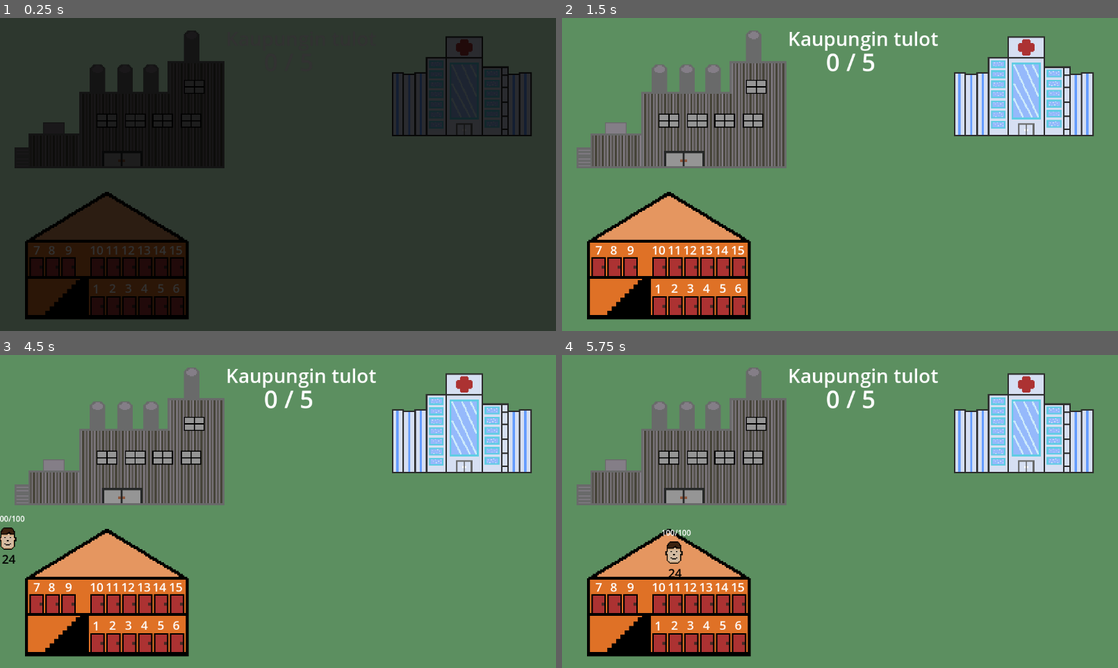
Above: before the commit, frames 1-4 (two rows, left to right).
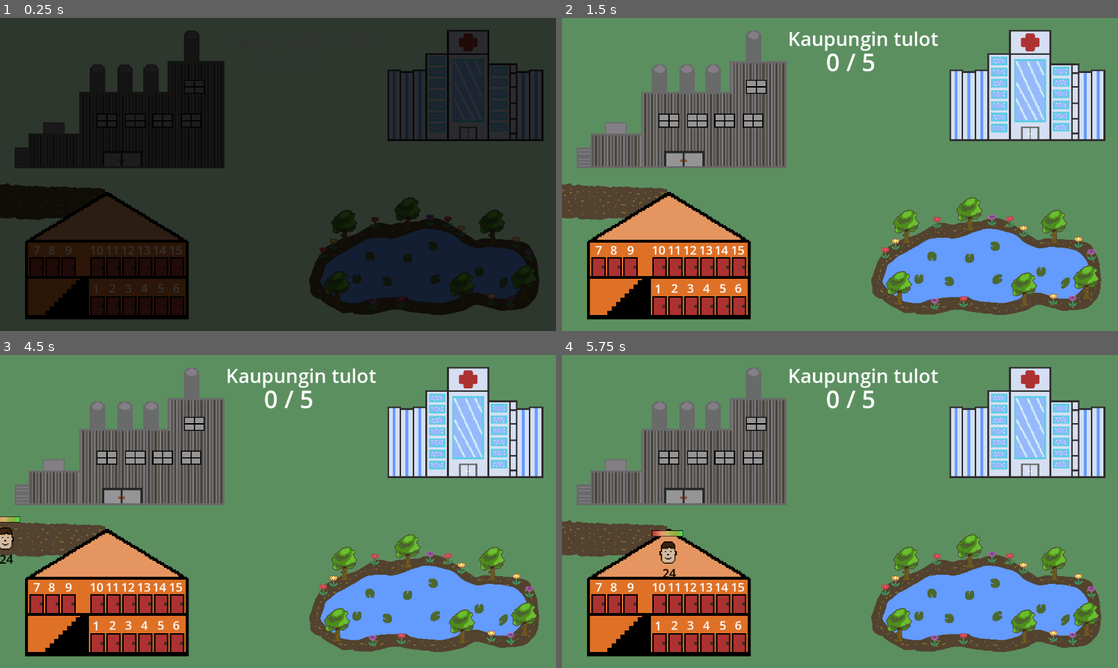
Above: after the commit, the same moments.

Repository: JuJuz1/Life-s-equilibrium
Game: Godot game, scene res://scenes/world.tscn
Two runs of this game, one before a commit and one after it. Both use one fixed random seed, a clock stepped at 60 frames per second and the inputs below.
Inputs (mouse positions are in pixels of both pictures, inside the frame that each line leads up to):
- Up to frame 1 (0.25 s): no input
- Up to frame 2 (1.5 s): tap Enter at 0.5 s; move the mouse to (962, 158) at 0.52 s; press the mouse at (962, 158) at 0.53 s; move the mouse to (728, 190) at 1.27 s; release the mouse at (728, 190) at 1.28 s; click (728, 190) at 1.35 s
- Up to frame 3 (4.5 s): tap Space at 2, 3.5 s; move the mouse to (333, 442) at 2.02 s; press the mouse at (333, 442) at 2.03 s; tap Enter at 2.75, 4.25 s; move the mouse to (250, 574) at 2.77 s; release the mouse at (250, 574) at 2.78 s; click (250, 574) at 2.85 s; move the mouse to (444, 558) at 3.52 s; press the mouse at (444, 558) at 3.53 s; move the mouse to (111, 464) at 4.27 s; release the mouse at (111, 464) at 4.28 s; click (111, 464) at 4.35 s
- Up to frame 4 (5.75 s): click (617, 536) at 5 s

The runs differ from the first frame. In frame 1, 14% of the frame differs, in the area x 0-98%, y 3-95%; in frame 2, 18%; in frame 3, 18%; in frame 4, 19%.

Commit message:
Tweaking a lot, graphics finished

Diff:
--- a/scenes/character_base.tscn
+++ b/scenes/character_base.tscn
@@ -1,10 +1,11 @@
-[gd_scene load_steps=7 format=3 uid="uid://dnbiu3hoho43c"]
+[gd_scene load_steps=8 format=3 uid="uid://dnbiu3hoho43c"]
 
 [ext_resource type="Script" path="res://scripts/character.gd" id="1_kkj3w"]
 [ext_resource type="Texture2D" uid="uid://bsjq2i1enspf0" path="res://graphics/faces/face_base.png" id="2_eyko6"]
 [ext_resource type="Script" path="res://scripts/labels.gd" id="3_0qwfg"]
 [ext_resource type="Texture2D" uid="uid://dllccuhhv6hf6" path="res://graphics/faces/face_base_energy_low.png" id="3_2tvhn"]
 [ext_resource type="Texture2D" uid="uid://datmksleb6542" path="res://graphics/faces/face_base_sick.png" id="4_trdt2"]
+[ext_resource type="PackedScene" uid="uid://bkashxdmk1mdx" path="res://scenes/energy_bar.tscn" id="6_qjisa"]
 
 [sub_resource type="CircleShape2D" id="CircleShape2D_layby"]
 radius = 31.257
@@ -30,6 +31,13 @@
 offset_bottom = 40.0
 script = ExtResource("3_0qwfg")
 
+[node name="EnergyBar" parent="Labels" instance=ExtResource("6_qjisa")]
+layout_mode = 0
+offset_left = -34.0
+offset_top = -45.0
+offset_right = 30.0
+offset_bottom = -33.0
+
 [node name="LabelAge" type="Label" parent="Labels"]
 layout_mode = 0
 offset_left = -12.0
@@ -41,11 +49,13 @@
 text = "0"
 
 [node name="LabelEnergy" type="Label" parent="Labels"]
+visible = false
 layout_mode = 0
 offset_left = -26.0
 offset_top = -52.0
 offset_right = 30.0
 offset_bottom = -29.0
+theme_override_colors/font_color = Color(0, 0, 0, 1)
 text = "0/100"
 
 [node name="LabelState" type="Label" parent="Labels"]
@@ -58,6 +68,7 @@
 offset_right = 279.0
 offset_bottom = -89.0
 grow_vertical = 2
+theme_override_colors/font_color = Color(0, 0, 0, 1)
 theme_override_font_sizes/font_size = 25
 horizontal_alignment = 1
 
--- a/scenes/character_boy.tscn
+++ b/scenes/character_boy.tscn
@@ -1,10 +1,11 @@
-[gd_scene load_steps=7 format=3 uid="uid://ci3tc36s23kx4"]
+[gd_scene load_steps=8 format=3 uid="uid://ci3tc36s23kx4"]
 
 [ext_resource type="Script" path="res://scripts/character.gd" id="1_6mym8"]
 [ext_resource type="Texture2D" uid="uid://c3crmemq6yy1n" path="res://graphics/faces/face_boy.png" id="2_a20li"]
 [ext_resource type="Script" path="res://scripts/labels.gd" id="3_2hdel"]
 [ext_resource type="Texture2D" uid="uid://dq60kadkl2hpd" path="res://graphics/faces/face_boy_energy_low.png" id="3_lkowp"]
 [ext_resource type="Texture2D" uid="uid://cgaf4rpt04sfy" path="res://graphics/faces/face_boy_sick.png" id="4_w0nkg"]
+[ext_resource type="PackedScene" uid="uid://bkashxdmk1mdx" path="res://scenes/energy_bar.tscn" id="6_45nnj"]
 
 [sub_resource type="CircleShape2D" id="CircleShape2D_layby"]
 radius = 31.257
@@ -30,6 +31,13 @@
 offset_bottom = 40.0
 script = ExtResource("3_2hdel")
 
+[node name="EnergyBar" parent="Labels" instance=ExtResource("6_45nnj")]
+layout_mode = 0
+offset_left = -34.0
+offset_top = -45.0
+offset_right = 30.0
+offset_bottom = -33.0
+
 [node name="LabelAge" type="Label" parent="Labels"]
 layout_mode = 0
 offset_left = -12.0
@@ -41,11 +49,13 @@
 text = "0"
 
 [node name="LabelEnergy" type="Label" parent="Labels"]
+visible = false
 layout_mode = 0
 offset_left = -26.0
 offset_top = -52.0
 offset_right = 30.0
 offset_bottom = -29.0
+theme_override_colors/font_color = Color(0, 0, 0, 1)
 text = "0/100"
 
 [node name="LabelState" type="Label" parent="Labels"]
@@ -58,6 +68,7 @@
 offset_right = 279.0
 offset_bottom = -89.0
 grow_vertical = 2
+theme_override_colors/font_color = Color(0, 0, 0, 1)
 theme_override_font_sizes/font_size = 25
 horizontal_alignment = 1
 
--- a/scenes/character_girl.tscn
+++ b/scenes/character_girl.tscn
@@ -1,10 +1,11 @@
-[gd_scene load_steps=7 format=3 uid="uid://c40gaik3lem0x"]
+[gd_scene load_steps=8 format=3 uid="uid://c40gaik3lem0x"]
 
 [ext_resource type="Script" path="res://scripts/character.gd" id="1_1kqu2"]
 [ext_resource type="Texture2D" uid="uid://bed5r2shxtyfo" path="res://graphics/faces/face_girl.png" id="2_xl5pp"]
 [ext_resource type="Script" path="res://scripts/labels.gd" id="3_1sc7f"]
 [ext_resource type="Texture2D" uid="uid://cuqrvi8ljos1e" path="res://graphics/faces/face_girl_energy_low.png" id="3_8xhld"]
 [ext_resource type="Texture2D" uid="uid://bg0swrxmrkier" path="res://graphics/faces/face_girl_sick.png" id="4_s5yy4"]
+[ext_resource type="PackedScene" uid="uid://bkashxdmk1mdx" path="res://scenes/energy_bar.tscn" id="6_lypp8"]
 
 [sub_resource type="CircleShape2D" id="CircleShape2D_layby"]
 radius = 31.257
@@ -30,6 +31,12 @@
 offset_bottom = 40.0
 script = ExtResource("3_1sc7f")
 
+[node name="EnergyBar" parent="Labels" instance=ExtResource("6_lypp8")]
+offset_left = -34.0
+offset_top = -45.0
+offset_right = 30.0
+offset_bottom = -33.0
+
 [node name="LabelAge" type="Label" parent="Labels"]
 layout_mode = 0
 offset_left = -12.0
@@ -41,11 +48,13 @@
 text = "0"
 
 [node name="LabelEnergy" type="Label" parent="Labels"]
+visible = false
 layout_mode = 0
 offset_left = -26.0
 offset_top = -52.0
 offset_right = 30.0
 offset_bottom = -29.0
+theme_override_colors/font_color = Color(0, 0, 0, 1)
 text = "0/100"
 
 [node name="LabelState" type="Label" parent="Labels"]
@@ -58,6 +67,7 @@
 offset_right = 279.0
 offset_bottom = -89.0
 grow_vertical = 2
+theme_override_colors/font_color = Color(0, 0, 0, 1)
 theme_override_font_sizes/font_size = 25
 horizontal_alignment = 1
 
--- a/scenes/character_girl2.tscn
+++ b/scenes/character_girl2.tscn
@@ -1,10 +1,11 @@
-[gd_scene load_steps=7 format=3 uid="uid://bwcf3lxy1ipr8"]
+[gd_scene load_steps=8 format=3 uid="uid://bwcf3lxy1ipr8"]
 
 [ext_resource type="Script" path="res://scripts/character.gd" id="1_k8mma"]
 [ext_resource type="Texture2D" uid="uid://bhajf61g5uv5x" path="res://graphics/faces/face_girl_old.png" id="2_7un22"]
 [ext_resource type="Texture2D" uid="uid://c7xjmmnvjiuri" path="res://graphics/faces/face_girl_old_energy_low.png" id="3_j3v68"]
 [ext_resource type="Script" path="res://scripts/labels.gd" id="3_pciue"]
 [ext_resource type="Texture2D" uid="uid://b2c372bor8k5x" path="res://graphics/faces/face_girl_old_sick.png" id="4_iiv5o"]
+[ext_resource type="PackedScene" uid="uid://bkashxdmk1mdx" path="res://scenes/energy_bar.tscn" id="6_m3dqt"]
 
 [sub_resource type="CircleShape2D" id="CircleShape2D_layby"]
 radius = 31.257
@@ -30,6 +31,12 @@
 offset_bottom = 40.0
 script = ExtResource("3_pciue")
 
+[node name="EnergyBar" parent="Labels" instance=ExtResource("6_m3dqt")]
+offset_left = -34.0
+offset_top = -45.0
+offset_right = 30.0
+offset_bottom = -33.0
+
 [node name="LabelAge" type="Label" parent="Labels"]
 layout_mode = 0
 offset_left = -12.0
@@ -41,11 +48,13 @@
 text = "0"
 
 [node name="LabelEnergy" type="Label" parent="Labels"]
+visible = false
 layout_mode = 0
 offset_left = -26.0
 offset_top = -52.0
 offset_right = 30.0
 offset_bottom = -29.0
+theme_override_colors/font_color = Color(0, 0, 0, 1)
 text = "0/100"
 
 [node name="LabelState" type="Label" parent="Labels"]
@@ -58,6 +67,7 @@
 offset_right = 279.0
 offset_bottom = -89.0
 grow_vertical = 2
+theme_override_colors/font_color = Color(0, 0, 0, 1)
 theme_override_font_sizes/font_size = 25
 horizontal_alignment = 1
 
--- /dev/null
+++ b/scenes/energy_bar.tscn
@@ -0,0 +1,21 @@
+[gd_scene load_steps=4 format=3 uid="uid://bkashxdmk1mdx"]
+
+[ext_resource type="Texture2D" uid="uid://bdh0wfxwdd3sv" path="res://graphics/energy_bar_frame.png" id="1_t8kbn"]
+
+[sub_resource type="Gradient" id="Gradient_yathq"]
+offsets = PackedFloat32Array(0, 0.320896, 0.529851, 0.664179, 0.828358, 1)
+colors = PackedColorArray(0.721215, 0.189967, 0.183349, 1, 0.927701, 0.591981, 0.439288, 1, 0.742407, 0.732935, 0.389741, 1, 0.624236, 0.681404, 0.247695, 1, 0.526972, 0.688935, 0.24457, 1, 0.29676, 0.891694, 0.338612, 1)
+
+[sub_resource type="GradientTexture2D" id="GradientTexture2D_5t33w"]
+gradient = SubResource("Gradient_yathq")
+height = 12
+use_hdr = true
+fill_from = Vector2(0, 0.5)
+fill_to = Vector2(1, 0.5)
+
+[node name="EnergyBar" type="TextureProgressBar"]
+offset_right = 64.0
+offset_bottom = 12.0
+value = 100.0
+texture_over = ExtResource("1_t8kbn")
+texture_progress = SubResource("GradientTexture2D_5t33w")
--- a/scenes/hospital.tscn
+++ b/scenes/hospital.tscn
@@ -13,7 +13,7 @@
 shape = SubResource("RectangleShape2D_8q1r2")
 
 [node name="Sprite2D" type="Sprite2D" parent="."]
-scale = Vector2(1.60426, 1.60426)
+scale = Vector2(1.78553, 1.78553)
 texture = ExtResource("2_3p2px")
 
 [connection signal="area_entered" from="." to="." method="_on_area_entered"]
--- a/scenes/recreation_zone.tscn
+++ b/scenes/recreation_zone.tscn
@@ -1,13 +1,19 @@
-[gd_scene load_steps=2 format=3 uid="uid://0as4s51phssd"]
+[gd_scene load_steps=4 format=3 uid="uid://0as4s51phssd"]
 
 [ext_resource type="Script" path="res://scripts/recreation_zone.gd" id="1_txihd"]
+[ext_resource type="Texture2D" uid="uid://d3pn31oagab43" path="res://graphics/lake.png" id="2_4ct64"]
+
+[sub_resource type="RectangleShape2D" id="RectangleShape2D_n05fw"]
+size = Vector2(497.5, 255.5)
 
 [node name="RecreationZone" type="Area2D"]
-position = Vector2(858, 440)
 script = ExtResource("1_txihd")
 
-[node name="CollisionPolygon2D" type="CollisionPolygon2D" parent="."]
-polygon = PackedVector2Array(14, -26, 154, -48, 255, 21, 243, 118, 151, 162, -70, 171, -158, 107, -175, 33, -101, -19)
+[node name="CollisionShape2D" type="CollisionShape2D" parent="."]
+shape = SubResource("RectangleShape2D_n05fw")
+
+[node name="Lake" type="Sprite2D" parent="."]
+texture = ExtResource("2_4ct64")
 
 [connection signal="area_entered" from="." to="." method="_on_area_entered"]
 [connection signal="area_exited" from="." to="." method="_on_area_exited"]
--- a/scenes/world.tscn
+++ b/scenes/world.tscn
@@ -1,7 +1,8 @@
-[gd_scene load_steps=10 format=3 uid="uid://dcye3hshybkmc"]
+[gd_scene load_steps=11 format=3 uid="uid://dcye3hshybkmc"]
 
 [ext_resource type="Script" path="res://scripts/world.gd" id="1_od65m"]
 [ext_resource type="PackedScene" uid="uid://dajefe25vpnrg" path="res://scenes/workplace.tscn" id="2_hpr3n"]
+[ext_resource type="Texture2D" uid="uid://b8wubrcjjmt51" path="res://graphics/dirt_road.png" id="2_psqal"]
 [ext_resource type="Script" path="res://scripts/ui.gd" id="3_18sc0"]
 [ext_resource type="PackedScene" uid="uid://0as4s51phssd" path="res://scenes/recreation_zone.tscn" id="4_yo5hm"]
 [ext_resource type="PackedScene" uid="uid://bptbsaqreifkp" path="res://scenes/dormitory.tscn" id="5_8yo4u"]
@@ -25,6 +26,15 @@
 offset_bottom = 1143.0
 texture = SubResource("CanvasTexture_1cqoc")
 
+[node name="DirtRoad" type="Sprite2D" parent="."]
+position = Vector2(109, 389)
+texture = ExtResource("2_psqal")
+
+[node name="DirtRoad2" type="Sprite2D" parent="."]
+position = Vector2(108, 373)
+rotation = 0.0167304
+texture = ExtResource("2_psqal")
+
 [node name="Dormitory" parent="." instance=ExtResource("5_8yo4u")]
 position = Vector2(222, 526)
 
@@ -32,10 +42,10 @@
 position = Vector2(252, 198)
 
 [node name="Hospital" parent="." instance=ExtResource("5_nj28b")]
-position = Vector2(953, 147)
+position = Vector2(960, 146)
 
 [node name="RecreationZone" parent="." instance=ExtResource("4_yo5hm")]
-position = Vector2(860, 448)
+position = Vector2(872, 493)
 
 [node name="UI" type="Control" parent="."]
 layout_mode = 3
--- a/scripts/character.gd
+++ b/scripts/character.gd
@@ -109,7 +109,7 @@
 	var tween: Tween = create_tween().set_ease(Tween.EASE_IN_OUT).set_trans(Tween.TRANS_LINEAR)
 	# TODO: tweak
 	# Audio
-	tween.tween_property(self, "position:x", position.x + randi_range(400, 450), 2)
+	tween.tween_property(self, "position:x", position.x + randi_range(380, 420), 2)
 	tween.tween_property(self, "position:y", position.y + randi_range(140, 200), 1)
 	tween.finished.connect(func() -> void:
 		await get_tree().create_timer(1).timeout
@@ -201,8 +201,8 @@
 
 	var random = randf_range(0, 1)
 	var age_probability: float = float(age) / 100
-	print("RANDOM: " + str(random))
-	print("AGE PROBABILITY: " + str(age_probability))
+	#print("RANDOM: " + str(random))
+	#print("AGE PROBABILITY: " + str(age_probability))
 
 	# If not inside hospital -> gets sickness more often and higher chance to die to sickness
 	# Else -> lower chance to get sick, lower chance to die and small chance to cure
@@ -217,13 +217,13 @@
 				return
 		else:
 			if facility == "recreation_zone":
-				if random < age_probability - 0.3: # ex. 60 -> 30%
+				if random < age_probability - 0.5: # ex. 60 -> 10%
 					sickness = true
-					print_debug("sick")
+					#print_debug("sick")
 			else:
 				if random < age_probability - 0.2: # example: if age is 60 -> 40%, if age_probability > 1.2 -> always sick (age > 120)
 					sickness = true
-					print_debug("sick")
+					#print_debug("sick")
 
 	# Inside hospital
 	else:
@@ -233,16 +233,15 @@
 				return
 			elif random > age_probability - 0.2: # ex. 20 -> 100%, 60 -> 60%, 100 -> 20%
 				sickness = false
-				print_debug("cured")
+				#print_debug("cured")
 		else:
 			if random < age_probability * 0.5: # Half of age ex. 60 -> 30%
 				sickness = true
-				print_debug("sick")
+				#print_debug("sick")
 
 	# If character gets sick or already was sick
 	if sickness:
 		if not was_sick: # If character gets sick
-			# TODO: for testing
 			$Sprite2D.texture = faces[2]
 			labels.state_label_show(sickness_messages.pick_random())
 		else: # If character was already sick
@@ -260,7 +259,7 @@
 
 ## When character dies to sickness
 func _death() -> void:
-		print("death")
+		#print("death")
 		labels.state_label_show(death_message)
 		# TODO: comment in :D
 		death.emit(id)
--- a/scripts/dormitory.gd
+++ b/scripts/dormitory.gd
@@ -34,4 +34,4 @@
 			sprite_door.texture = DOOR_RED
 		else:
 			sprite_door.texture = DOOR_GREEN
-		print_debug("DOOR " + str(id) +  " CHANGED")
+		#print_debug("DOOR " + str(id) +  " CHANGED")
--- a/scripts/labels.gd
+++ b/scripts/labels.gd
@@ -7,7 +7,8 @@
 ## [param age, energy] character's age and energy level
 func labels_update(age: int, energy: int) -> void:
 	$LabelAge.text = str(age)
-	$LabelEnergy.text = str(energy) + "/100"
+	$LabelEnergy.text = str(energy) + "/100" # TODO
+	$EnergyBar.value = energy
 
 
 ## Show a message giving information about a character's state
--- /dev/null
+++ b/scripts/water_test.gdshader
@@ -0,0 +1,38 @@
+shader_type canvas_item;
+
+uniform sampler2D noise1 : repeat_enable;
+uniform sampler2D noise2 : repeat_enable;
+uniform sampler2D TEXTURE_SCREEN : hint_screen_texture, filter_linear_mipmap;
+uniform vec2 scroll1 = vec2(0.05, 0.05);
+uniform vec2 scroll2 = vec2(-0.05, -0.05);
+uniform float distortion_strength : hint_range(-1,1) = 0.2;
+
+uniform vec4 tone_color : source_color;
+
+uniform vec4 top_color : source_color;
+uniform float light_start : hint_range(0.0, 1.0) = 0.275;
+uniform float light_end : hint_range(0.0, 1.0) = 0.4;
+
+void vertex() {
+	// Called for every vertex the material is visible on.
+}
+
+void fragment() {
+	// Called for every pixel the material is visible on.
+	float depth = texture(noise1, UV + scroll1 * TIME).r
+		* texture(noise2, UV * scroll2 * TIME).r;
+	vec4 screen_col = texture(TEXTURE_SCREEN,
+		SCREEN_UV + distortion_strength * vec2(depth));
+	vec4 top_light = smoothstep(light_start, light_end, depth) * top_color;
+	COLOR = screen_col * tone_color;
+	COLOR.a = 1.0;
+	/*
+	vec4 screen_col = texture(TEXTURE_SCREEN,
+		SCREEN_UV + distortion_strength * noise_col.rr);
+	*/
+}
+
+//void light() {
+	// Called for every pixel for every light affecting the CanvasItem.
+	// Uncomment to replace the default light processing function with this one.
+//}
--- a/scripts/world.gd
+++ b/scripts/world.gd
@@ -22,9 +22,9 @@
 ## Save canvasmodulate tint
 var canvas_tint: Color
 
-## Timer to automatically restart the game if no action (not moving a character) has been taken for 1,5 minute
+## Timer to automatically restart the game if no action (not moving a character) has been taken for 1 minute
 @onready var timer_restart: Timer = $TimerRestart
-const TIMER_RESTART_TIME: int = 90
+const TIMER_RESTART_TIME: int = 60
 
 ## Production of the town and limit when a new character arrives
 var production: int = 0
@@ -135,7 +135,8 @@
 
 	# Find the first slot that doesn't contain a character reference
 	# Assign to the array and assing an id based on the position in the array
-	for i in characters.size() - 1:
+	for i in characters.size():
+		#print(characters[i])
 		if characters[i] is not Character:
 			characters[i] = character
 			character.id = i
@@ -162,7 +163,7 @@
 ## [returns count] the amount of characters alive
 func characters_amount() -> int:
 	var count: int = 0
-	for i in characters.size() - 1:
+	for i in characters.size():
 		if characters[i] is Character:
 			count += 1
 	return count
@@ -217,7 +218,7 @@
 func _on_character_death(id: int) -> void:
 	characters[id] = 0
 	# TODO: needs to be tested
-	production_limit = int(production_limit * 0.7)
+	production_limit = int(production_limit * 0.65)
 	$UI.update_label(production, production_limit)
 	# Make correct door red
 	$Dormitory.door_change(id, true)
@@ -235,11 +236,11 @@
 ## [param value] value that is added to the total
 func _on_character_production(value: int) -> void:
 	production += value
-	print("PRODUCTION LIMIT: " + str(production_limit))
+	#print("PRODUCTION LIMIT: " + str(production_limit))
 	if production >= production_limit:
-		production_limit += int(production * 0.8) #lerp(production, production + production_limit, 1)
+		production_limit += int(production_limit * 0.8) #lerp(production, production + production_limit, 1)
 		character_new_spawn()
-		print("NEW PRODUCTION LIMIT: " + str(production_limit))
+		#print("NEW PRODUCTION LIMIT: " + str(production_limit))
 	#print("PRODUCTION: " + str(production))
 	$UI.update_label(production, production_limit)
 
Binary file added: graphics/dirt_road.aseprite
Binary file added: graphics/dirt_road.png
Not shown, added: graphics/dirt_road.png.import
Binary file added: graphics/energy_bar_frame.aseprite
Binary file added: graphics/energy_bar_frame.png
Not shown, added: graphics/energy_bar_frame.png.import
Binary file added: graphics/flower_purple.aseprite
Binary file added: graphics/flower_red.aseprite
Binary file added: graphics/flower_yellow.aseprite
Binary file added: graphics/lake.aseprite
Binary file added: graphics/lake.png
Not shown, added: graphics/lake.png.import
(and 6 more such lines)
